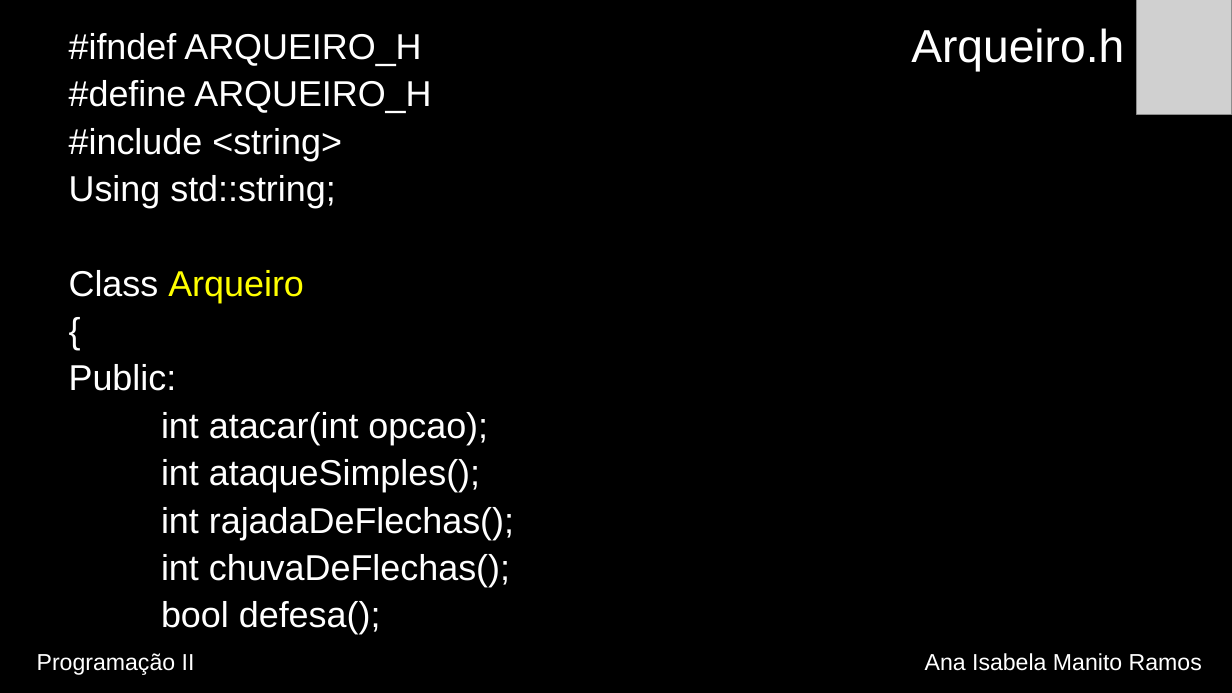
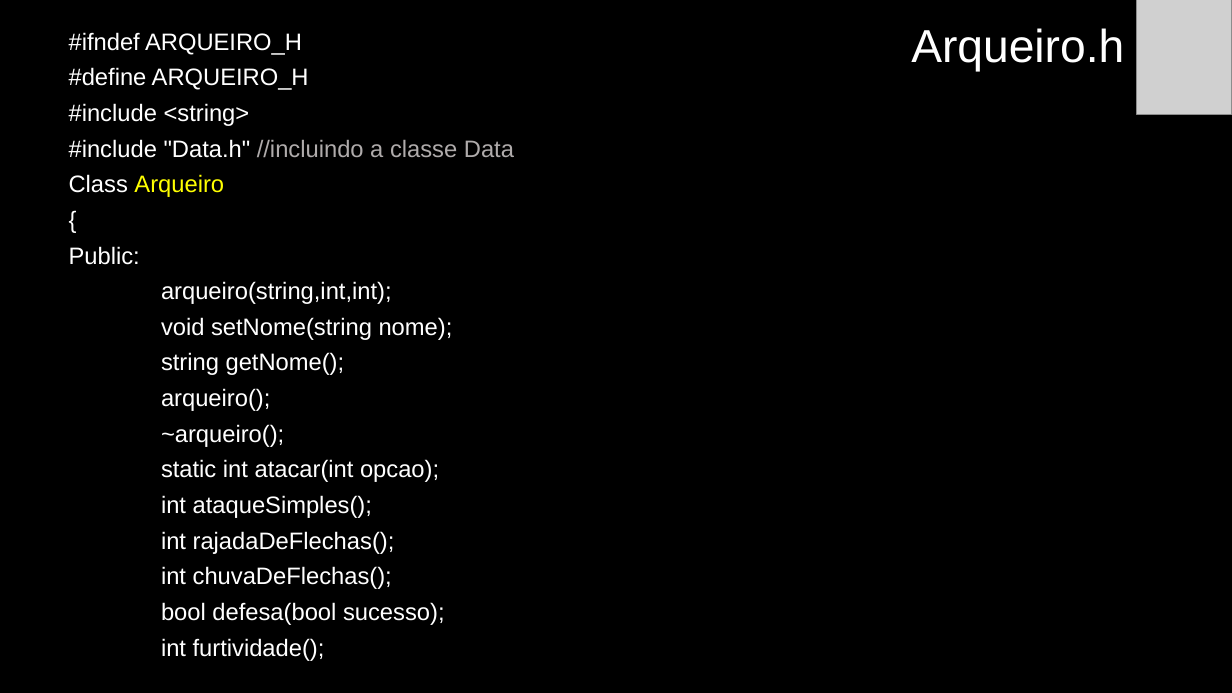
Before and after one commit to anaisabelamr/Arqueiro, a slide deck: slide 4 of Arqueiro/Arqueiro.pptx. Drawn at 1232x693 pixels with LibreOffice and Linux fonts; fonts in the diff are those of the drawing; grey boxes stand for pictures. Boxes give left, top, right and bottom in pixels: in the first picture for what was removed or moved away, otherwise in the second. Text is boxed around its words. In the diff, an @@ line names an element or a change of style, - is before the commit and + after.

```diff
--- a/Arqueiro/Arqueiro.pptx
+++ b/Arqueiro/Arqueiro.pptx
@@ text at box(69, 32, 395, 589): size 28 to 18.5 pt in "#ifndef ARQUEIRO_H", "#define ARQUEIRO_H", "#include <string>", "Class Arqueiro" and 5 more places @@
@@ text at box(69, 139, 514, 158): text changed; size 28 to 18.5 pt; text colour #FFFFFF to #AFABAB @@
-Using std::string;
+#include "Data.h" //incluindo a classe Data
@@ text at box(161, 281, 453, 482): text changed; size 28 to 18.5 pt @@
-int atacar(int opcao);
+arqueiro(string,int,int);
+void setNome(string nome);
+string getNome();
+arqueiro();
+~arqueiro();
+static int atacar(int opcao);
@@ text at box(161, 602, 445, 661): text changed; size 28 to 18.5 pt @@
-bool defesa();
+bool defesa(bool sucesso);
+int furtividade();
@@ text removed at box(37, 653, 1202, 675) @@
-Programação II Ana Isabela Manito Ramos
```
Also in this commit, not shown: 4 other slides changed, 6 slides added, 14 other files.
